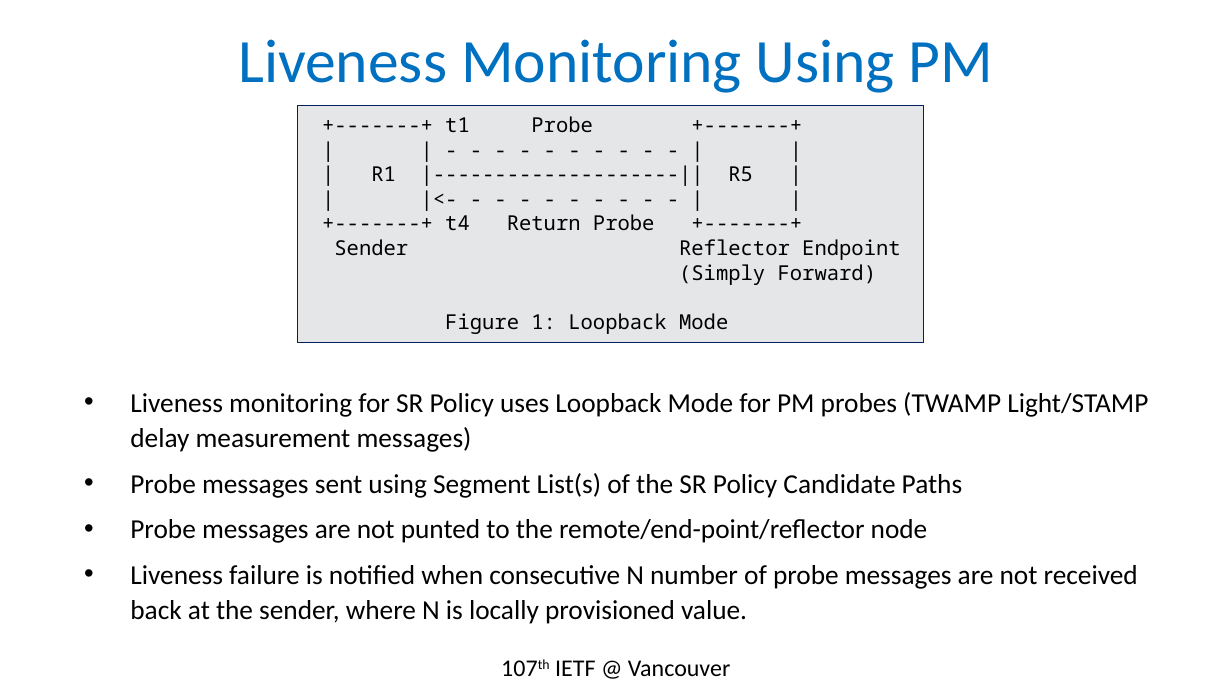
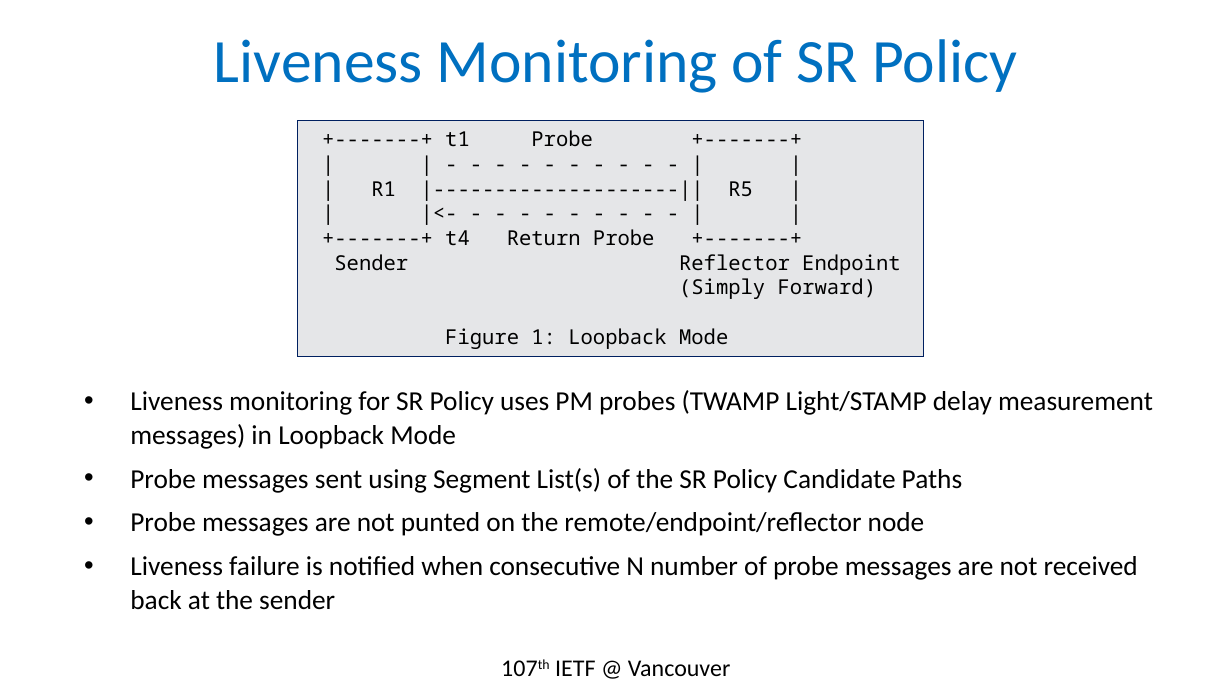
Before and after one commit to rakgandhi/ietf-slides, a slide deck: slide 4 of draft-gandhi-spring-sr-enhanced-plm-00.pptx. Drawn at 1232x693 pixels with LibreOffice and Linux fonts; fonts in the diff are those of the drawing. Boxes give left, top, right and bottom in pixels: in the first picture for what was removed or moved away, otherwise in the second. Text is boxed around its words. In the diff, an @@ line names an element or a change of style, - is before the commit and + after.

```diff
--- a/draft-gandhi-spring-sr-enhanced-plm-00.pptx
+++ b/draft-gandhi-spring-sr-enhanced-plm-00.pptx
@@ title at (x1=214, y1=39, x2=1017, y2=93): text changed @@
-Liveness Monitoring Using PM
+Liveness Monitoring of SR Policy
@@ rectangle "+-------+ t1 Probe +-------+" moved from (x1=298, y1=106, x2=924, y2=342) to (x1=298, y1=121, x2=924, y2=357) @@
@@ text at (x1=130, y1=390, x2=1153, y2=449): text changed @@
-• Liveness monitoring for SR Policy uses Loopback Mode for PM probes (TWAMP Light/STAMP delay measurement messages)
+• Liveness monitoring for SR Policy uses PM probes (TWAMP Light/STAMP delay measurement messages) in Loopback Mode
@@ text at (x1=130, y1=468, x2=962, y2=493): line spacing 20.6pt to 19.6pt @@
@@ text at (x1=130, y1=512, x2=1138, y2=610): text changed @@
-• Probe messages are not punted to the remote/end-point/reflector node
-• Liveness failure is notified when consecutive N number of probe messages are not received back at the sender, where N is locally provisioned value.
+• Probe messages are not punted on the remote/endpoint/reflector node
+• Liveness failure is notified when consecutive N number of probe messages are not received back at the sender
```
Also in this commit, not shown: 4 other slides changed, 1 slide added, 1 slide removed.
